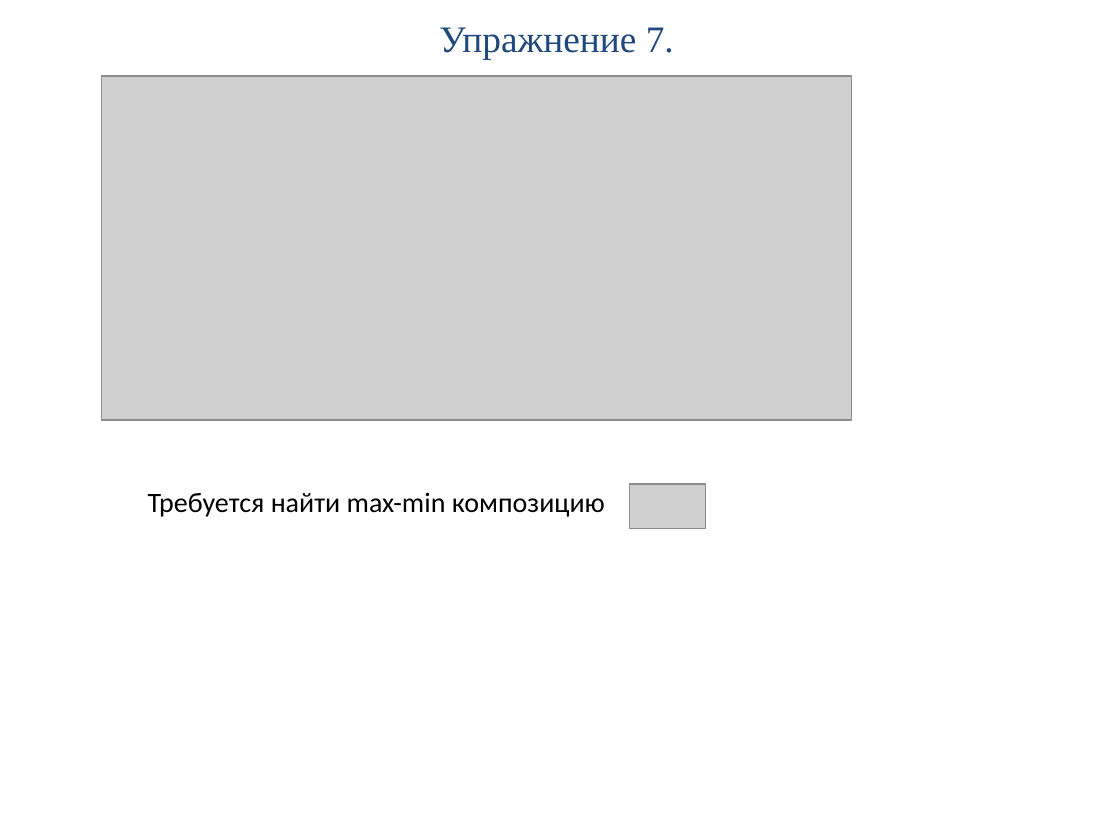
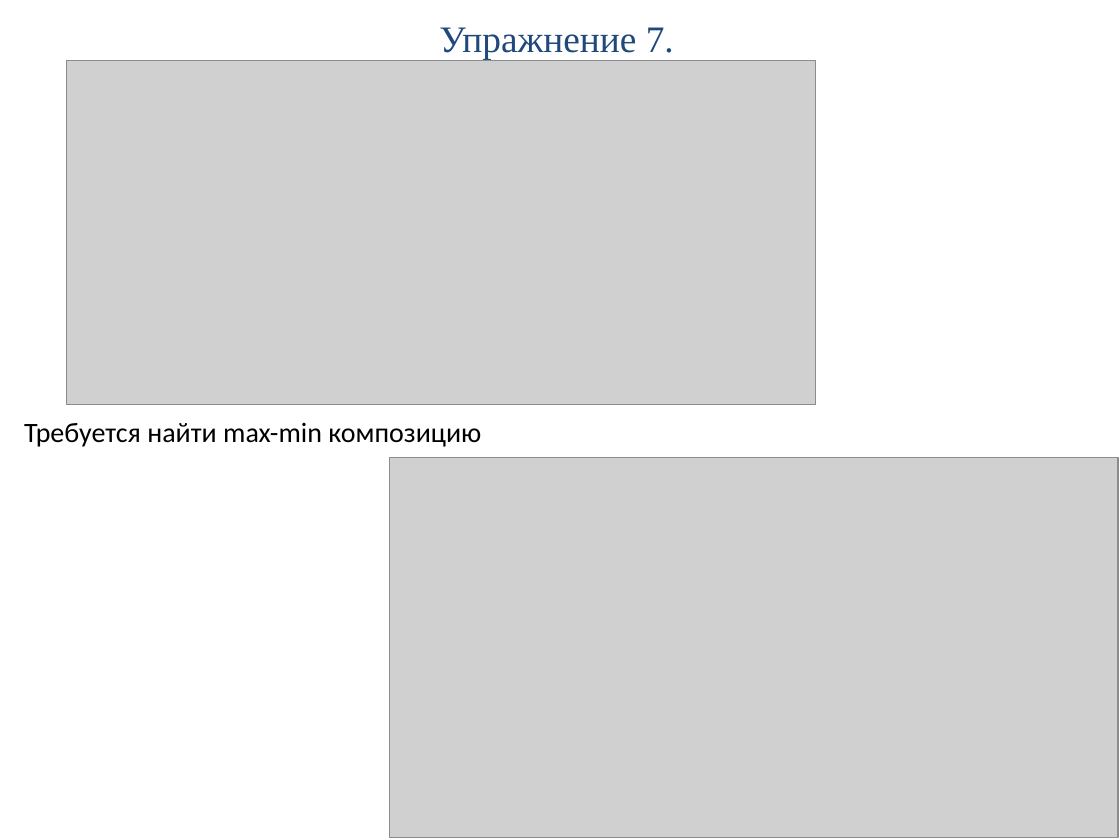
Before and after one commit to PPPoE15/MASTER, a slide deck: slide 21 of 2_sem/ISU/practice/ИСУ_практ_2.pptx (slide 27 before the commit). Drawn at 1120x840 pixels with LibreOffice and Linux fonts; fonts in the diff are those of the drawing; grey boxes stand for pictures. Boxes give left, top, right and bottom in pixels: in the first picture for what was removed or moved away, otherwise in the second. Text is boxed around its words. In the diff, an @@ line names an element or a change of style, - is before the commit and + after.

```diff
--- a/2_sem/ISU/practice/ИСУ_практ_2.pptx
+++ b/2_sem/ISU/practice/ИСУ_практ_2.pptx
@@ picture: place and size @@
-picture at bbox=[102, 76, 852, 420]
+picture at bbox=[66, 60, 816, 404]
@@ text "Требуется найти max-min композицию": place and size @@
-text "Требуется найти max-min композицию" at bbox=[148, 492, 605, 517]
+text "Требуется найти max-min композицию" at bbox=[24, 423, 481, 447]
@@ picture added at bbox=[390, 458, 1118, 838] @@
@@ picture removed at bbox=[629, 484, 706, 529] @@
```
Also in this commit, not shown: 6 other slides changed, 9 slides removed, 8 other files.
